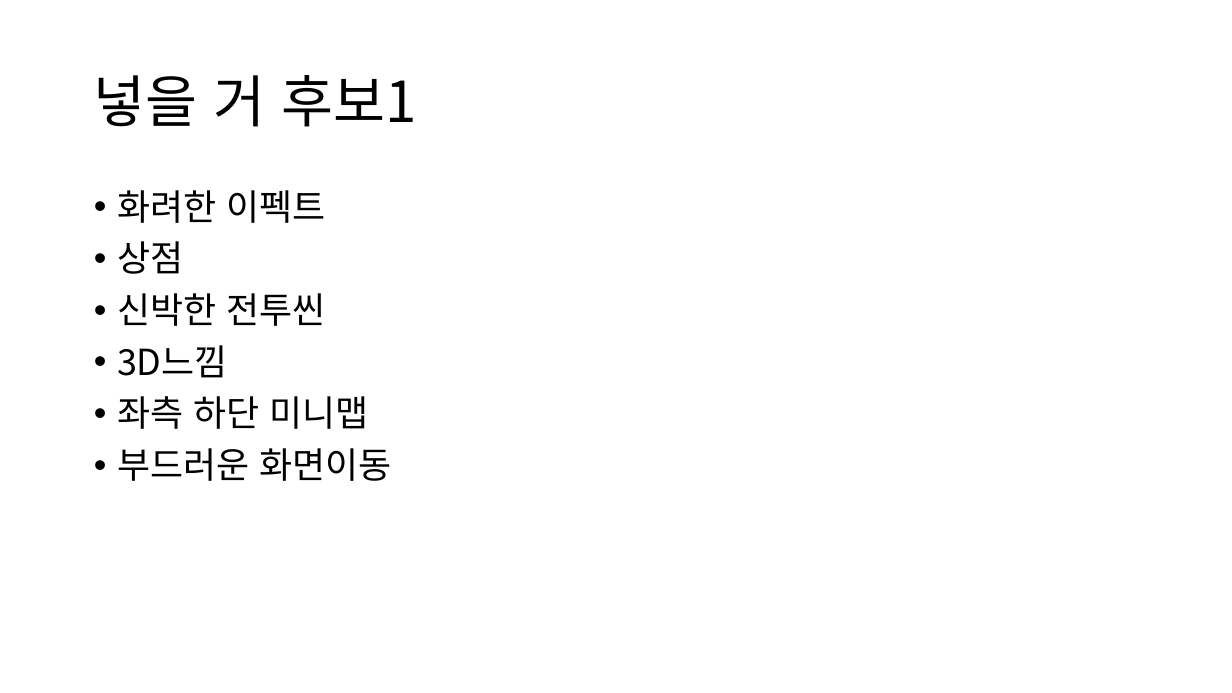
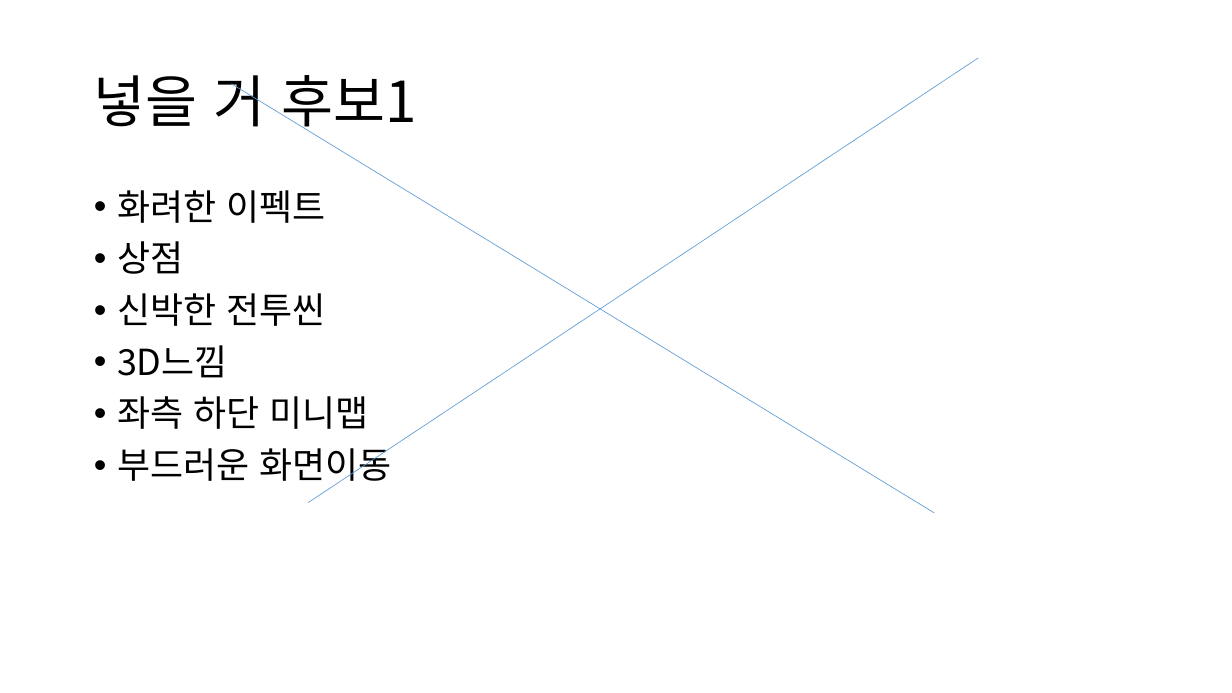
Before and after one commit to zncnf/Cocos2d_Portfolio, a slide deck: slide 2 of 포트폴리오 구상.pptx. Drawn at 1232x693 pixels with LibreOffice and Linux fonts; fonts in the diff are those of the drawing. Boxes give left, top, right and bottom in pixels: in the first picture for what was removed or moved away, otherwise in the second. Text is boxed around its words. In the diff, an @@ line names an element or a change of style, - is before the commit and + after.

```diff
--- a/포트폴리오 구상.pptx
+++ b/포트폴리오 구상.pptx
@@ line added from (979, 58) to (309, 503), #5B9BD5 0.5 pt @@
@@ line added from (231, 84) to (934, 513), #5B9BD5 0.5 pt @@
```
Also in this commit, not shown: 1 other slide changed, 2 slides added.
